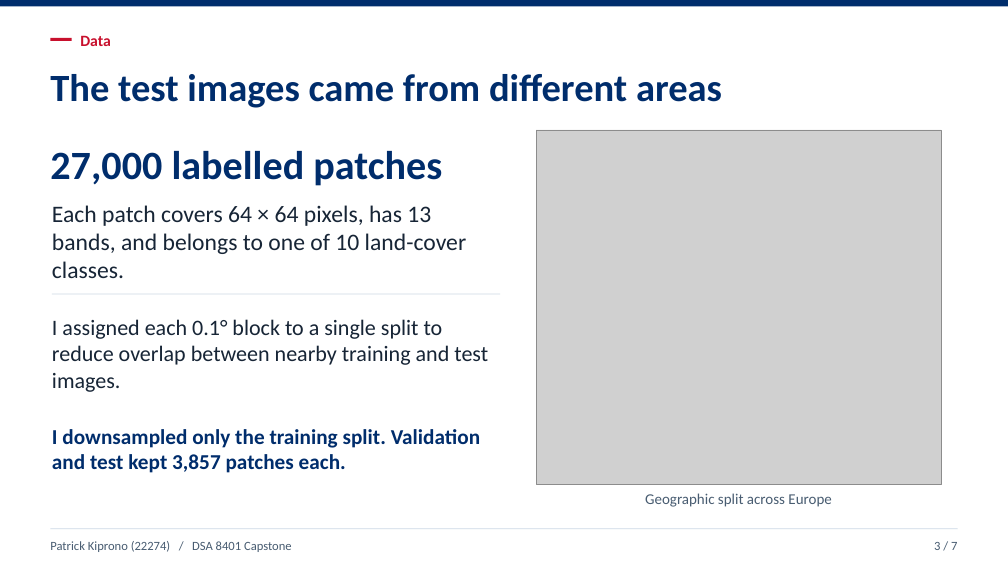
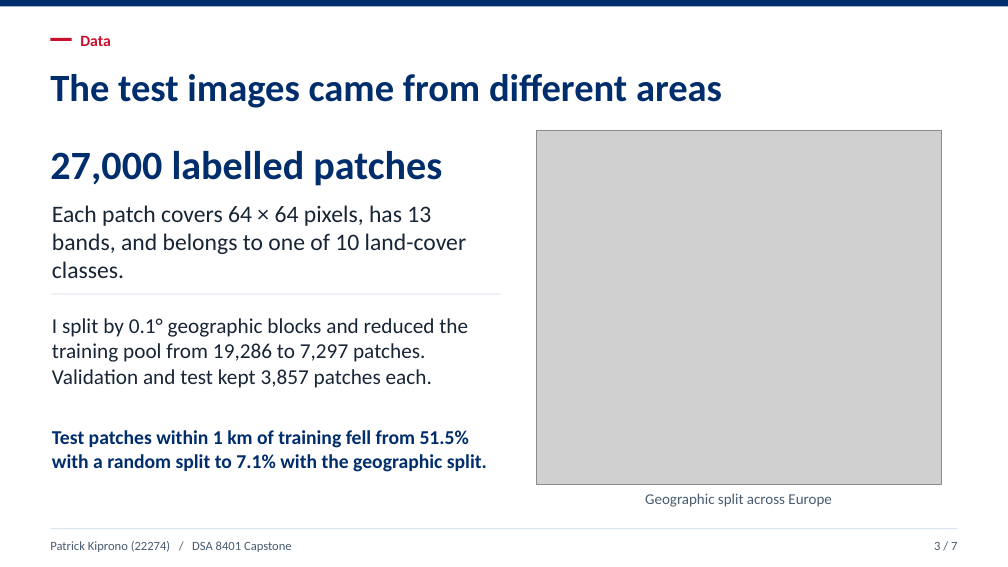
Before and after one commit to kipronopato/EuroSAT_LULC_Capstone, a slide deck: slide 3 of deliverables/EuroSAT_Capstone_5_Minute_Presentation.pptx. Drawn at 1008x567 pixels with LibreOffice and Linux fonts; fonts in the diff are those of the drawing; grey boxes stand for pictures. Boxes give left, top, right and bottom in pixels: in the first picture for what was removed or moved away, otherwise in the second. Text is boxed around its words. In the diff, an @@ line names an element or a change of style, - is before the commit and + after.

```diff
--- a/deliverables/EuroSAT_Capstone_5_Minute_Presentation.pptx
+++ b/deliverables/EuroSAT_Capstone_5_Minute_Presentation.pptx
@@ text at [52, 318, 468, 388]: text changed; size 21 to 20.2 pt @@
-I assigned each 0.1° block to a single split to reduce overlap between nearby training and test images.
+I split by 0.1° geographic blocks and reduced the training pool from 19,286 to 7,297 patches. Validation and test kept 3,857 patches each.
@@ text at [52, 430, 487, 472]: text changed; size 20.2 to 18.8 pt @@
-I downsampled only the training split. Validation and test kept 3,857 patches each.
+Test patches within 1 km of training fell from 51.5% with a random split to 7.1% with the geographic split.
```
Also in this commit, not shown: 3 other slides changed.
